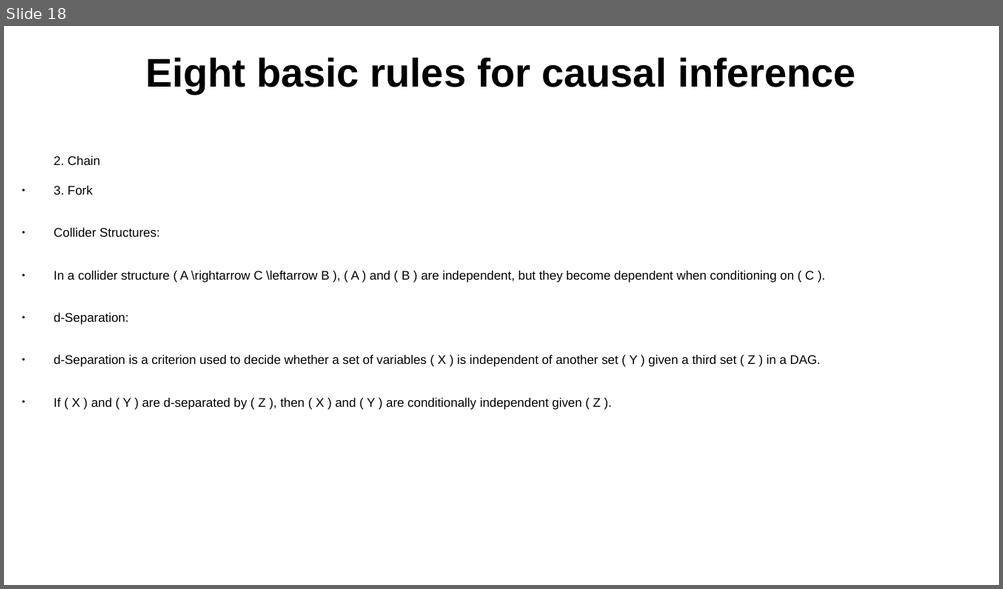
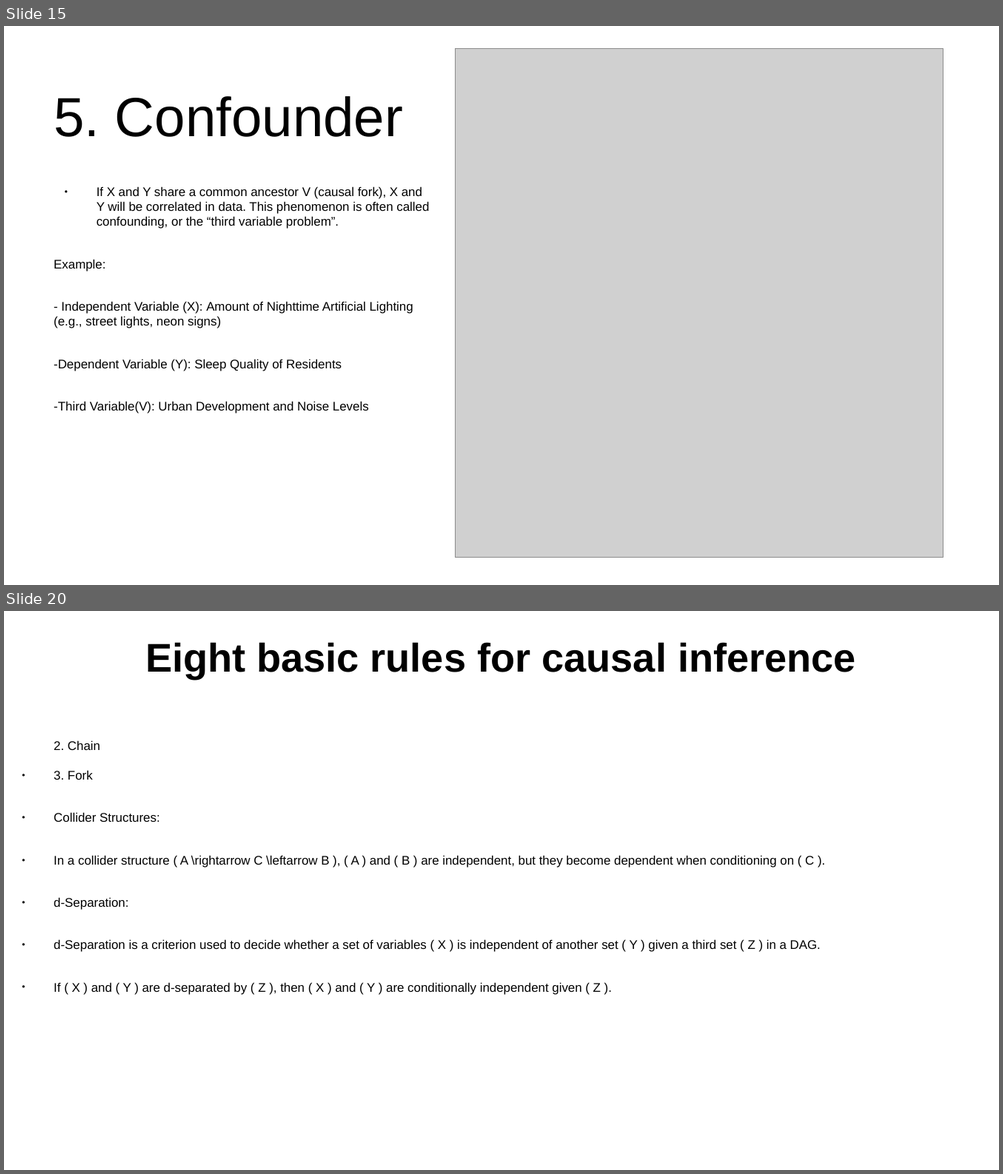
Before and after one commit to emoen/CausalityDiscoveryCrunchDAO, a slide deck: presentation/HIBRAIN_March_25.odp. Shown one above the other, each under a label of ours: slide 18 before the commit, slides 15 and 20 after it; the slides between them are not shown. The pictures are 1003x589 and 1003x1174 pixels, drawn with LibreOffice and Linux fonts; fonts in the diff are those of the drawing; grey boxes stand for pictures. Boxes give left, top, right and bottom in pixels: in the first picture for what was removed or moved away, otherwise in the second. Text is boxed around its words. In the diff, an @@ line names an element or a change of style, - is before the commit and + after.

```diff
--- a/presentation/HIBRAIN_March_25.odp
+++ b/presentation/HIBRAIN_March_25.odp
@@ slide 15 added at (4,26,999,585), background #FFFFFF @@
@@ picture added at (455,48,944,559) @@
@@ title added at (54,96,403,137), 44 pt, text #000000 @@
+5. Confounder
@@ text added at (54,187,429,414), 10 pt, text #000000 @@
+● If X and Y share a common ancestor V (causal fork), X and Y will be correlated in data. This phenomenon is often called confounding, or the “third variable problem”.
+Example:
+- Independent Variable (X): Amount of Nighttime Artificial Lighting (e.g., street lights, neon signs)
+-Dependent Variable (Y): Sleep Quality of Residents
+-Third Variable(V): Urban Development and Noise Levels
@@ what was slide 18 is now slide 20 @@
```
Also in this commit, not shown: 6 slides changed, 7 other slides added, 6 slides removed.
